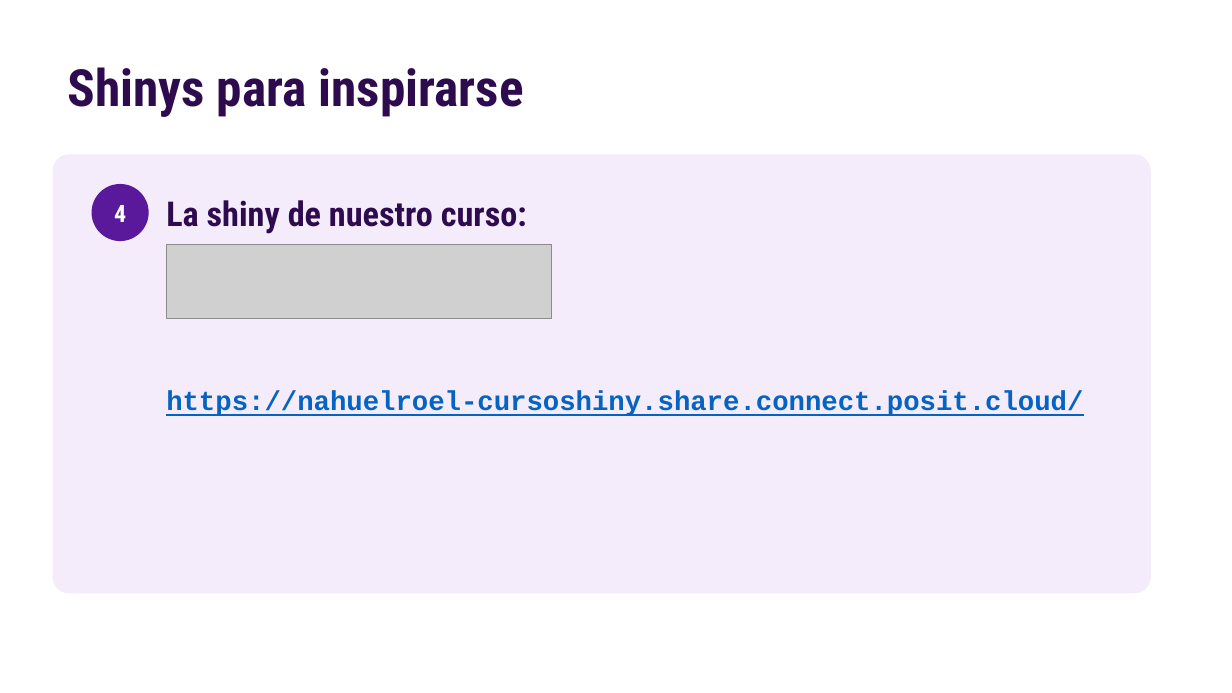
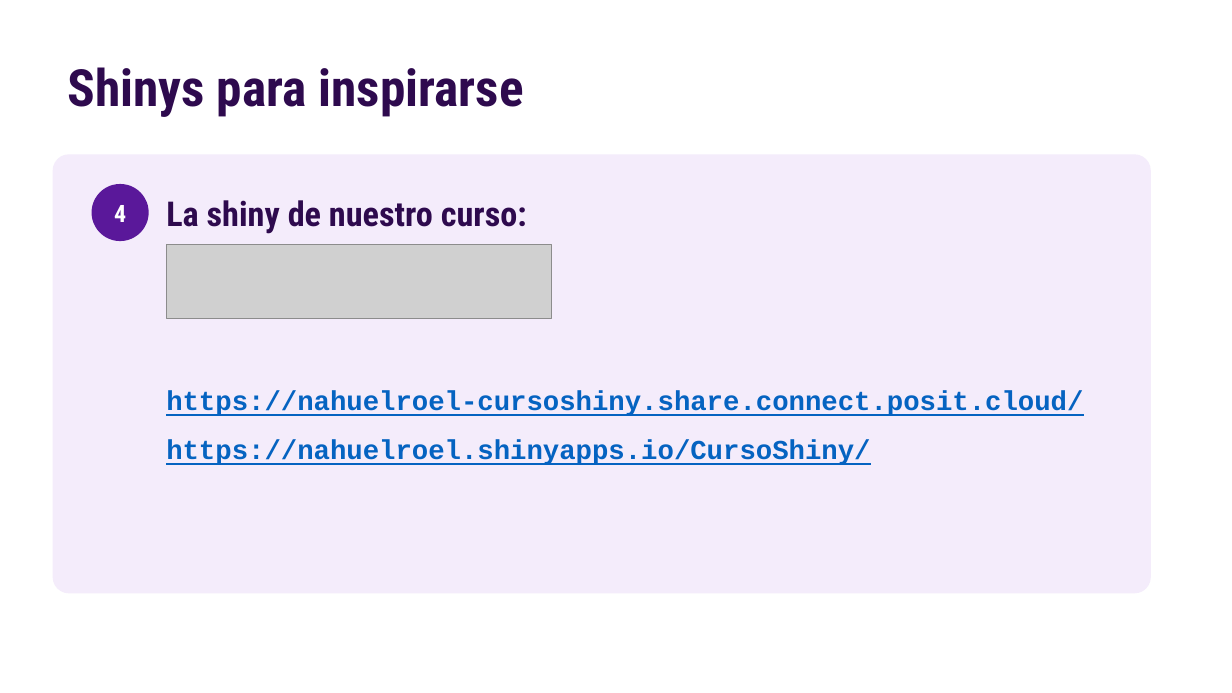
Before and after one commit to nahura99/visualizacion_datos_shiny, a slide deck: slide 9 of clase1/clase1.pptx. Drawn at 1232x693 pixels with LibreOffice and Linux fonts; fonts in the diff are those of the drawing; grey boxes stand for pictures. Boxes give left, top, right and bottom in pixels: in the first picture for what was removed or moved away, otherwise in the second. Text is boxed around its words. In the diff, an @@ line names an element or a change of style, - is before the commit and + after.

```diff
--- a/clase1/clase1.pptx
+++ b/clase1/clase1.pptx
@@ text added at box(166, 440, 870, 465), 16 pt, text #0563C1, bold, underline @@
+https://nahuelroel.shinyapps.io/CursoShiny/
```
Also in this commit, not shown: 1 other file.
